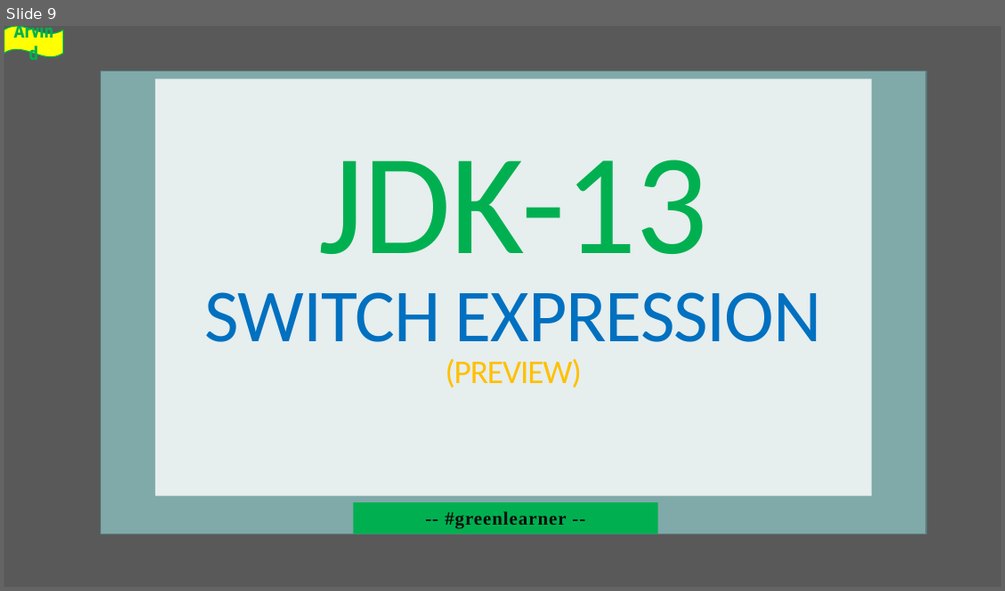
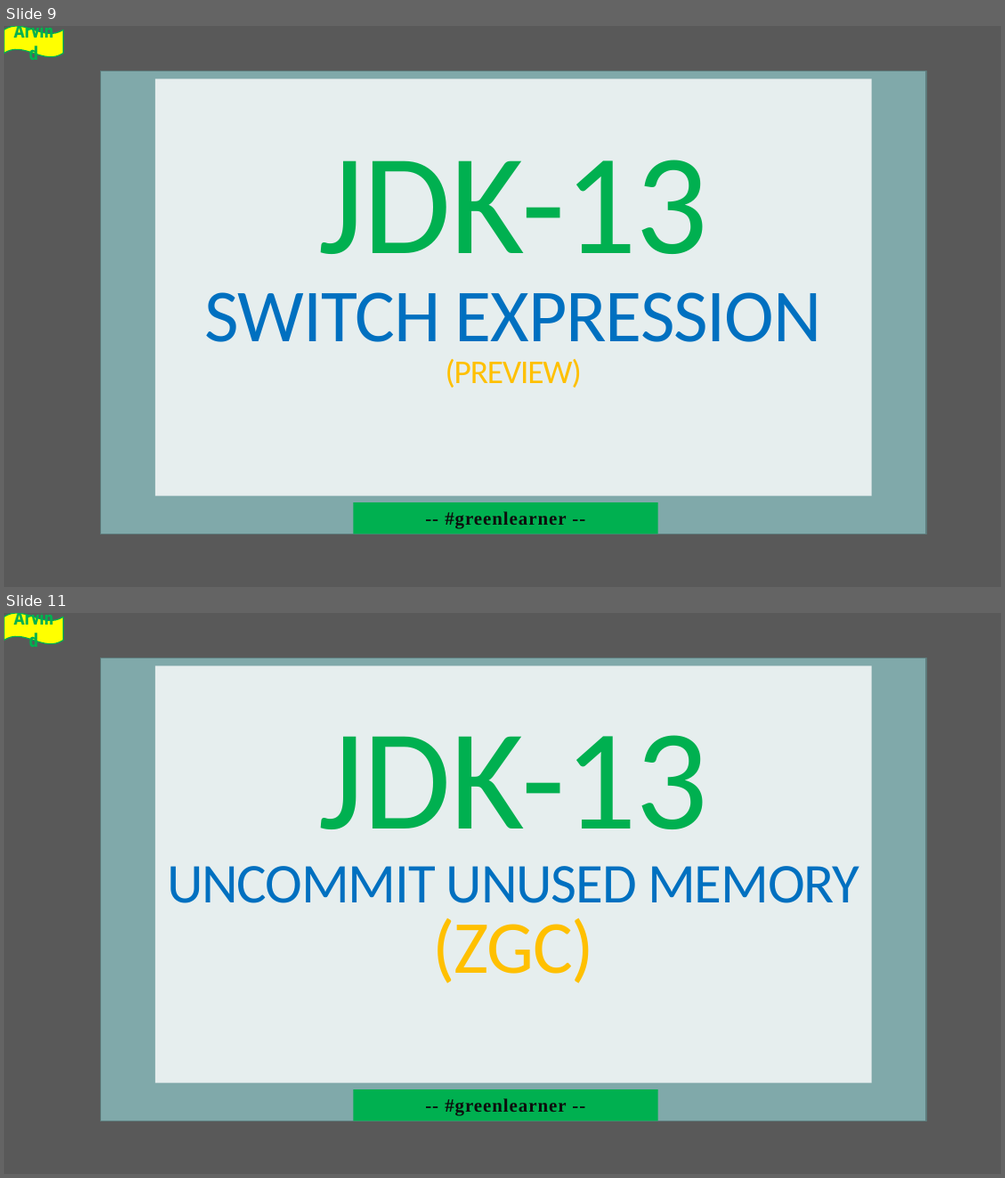
Before and after one commit to codefarm0/Java13, a slide deck: Jdk-13.pptx. Shown one above the other, each under a label of ours: slide 9 before the commit, slides 9 and 11 after it; the slides between them are not shown. The pictures are 1005x591 and 1005x1178 pixels, drawn with LibreOffice and Linux fonts; fonts in the diff are those of the drawing; background and template pictures are left out. Boxes give left, top, right and bottom in pixels: in the first picture for what was removed or moved away, otherwise in the second. Text is boxed around its words. In the diff, an @@ line names an element or a change of style, - is before the commit and + after.

```diff
--- a/Jdk-13.pptx
+++ b/Jdk-13.pptx
@@ slide 11 added at box(4, 613, 1001, 1174), background picture (left out); not listed: 2 template elements that a slide beside it also shows @@
@@ wave added at box(4, 613, 63, 644), fill #FFFF00, outline #00B050 1 pt, 18 pt, text #00B050, bold @@
+Arvind
@@ rectangle added at box(100, 657, 926, 1121), fill #80A9AA, outline #5F7D7E 1 pt @@
@@ title added at box(155, 666, 872, 1083), fill #E6EEEE, 54 pt, text #0070C0 @@
+JDK-13
+UNCOMMIT UNUSED MEMORY
+(ZGC)
@@ subtitle added at box(353, 1089, 657, 1121), fill #00B050, 18 pt, text #0D0D0D, bold @@
+-- #greenlearner --
```
Also in this commit, not shown: 1 slide changed, 4 other slides added, 4 slides removed, 3 other files.
